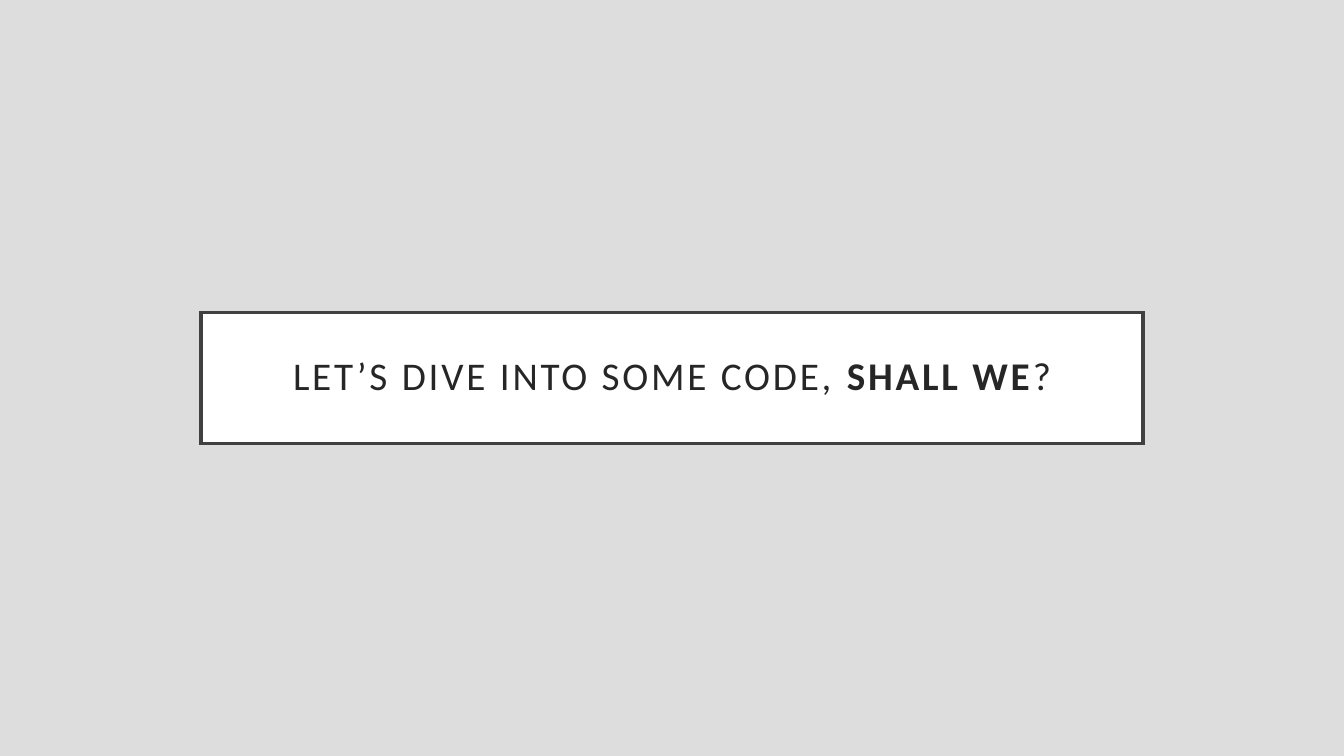
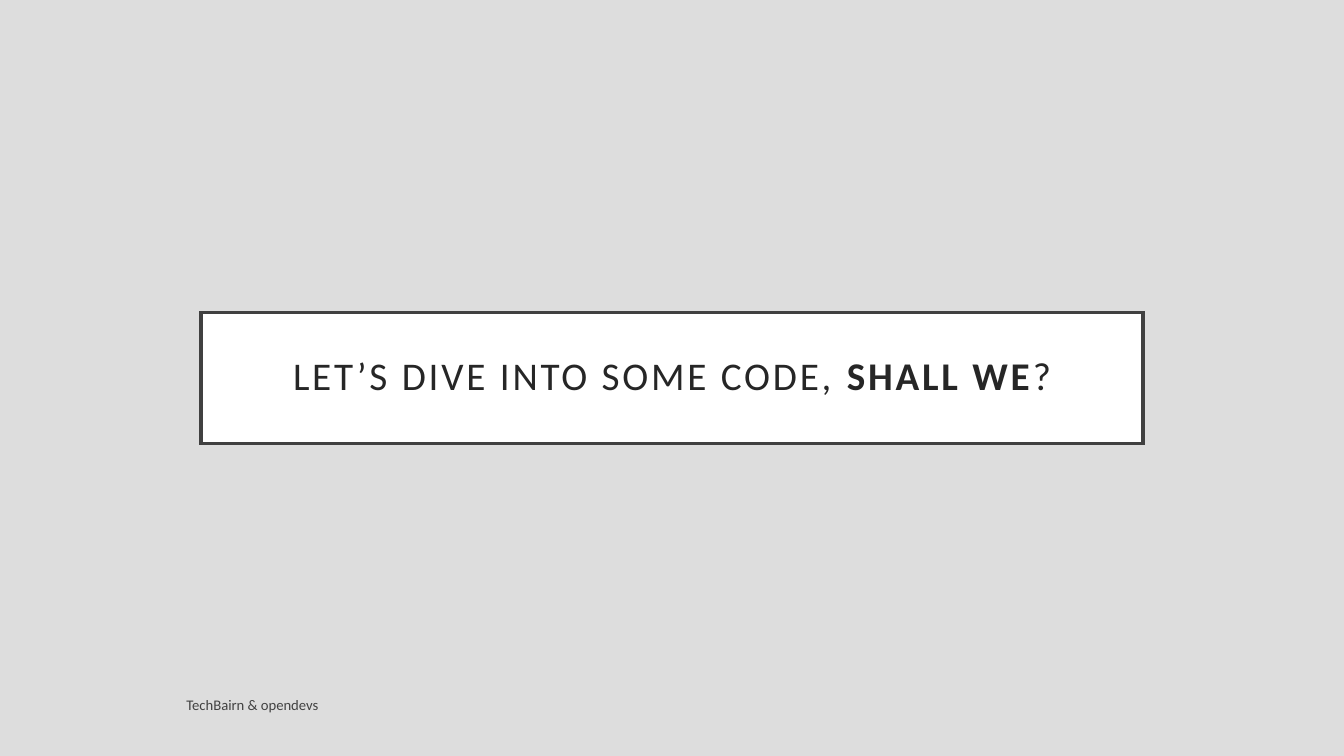
Before and after one commit to opendevs-org/webmonk, a slide deck: slide 12 of Day 1/Webmonk (day - 1).pptx. Drawn at 1344x756 pixels with LibreOffice and Linux fonts; fonts in the diff are those of the drawing. Boxes give left, top, right and bottom in pixels: in the first picture for what was removed or moved away, otherwise in the second. Text is boxed around its words. In the diff, an @@ line names an element or a change of style, - is before the commit and + after.

```diff
--- a/Day 1/Webmonk (day - 1).pptx
+++ b/Day 1/Webmonk (day - 1).pptx
@@ text added at box(186, 700, 318, 713), 10.5 pt, text #000000 at 70% opacity @@
+TechBairn & opendevs
```
Also in this commit, not shown: 11 other slides changed.
